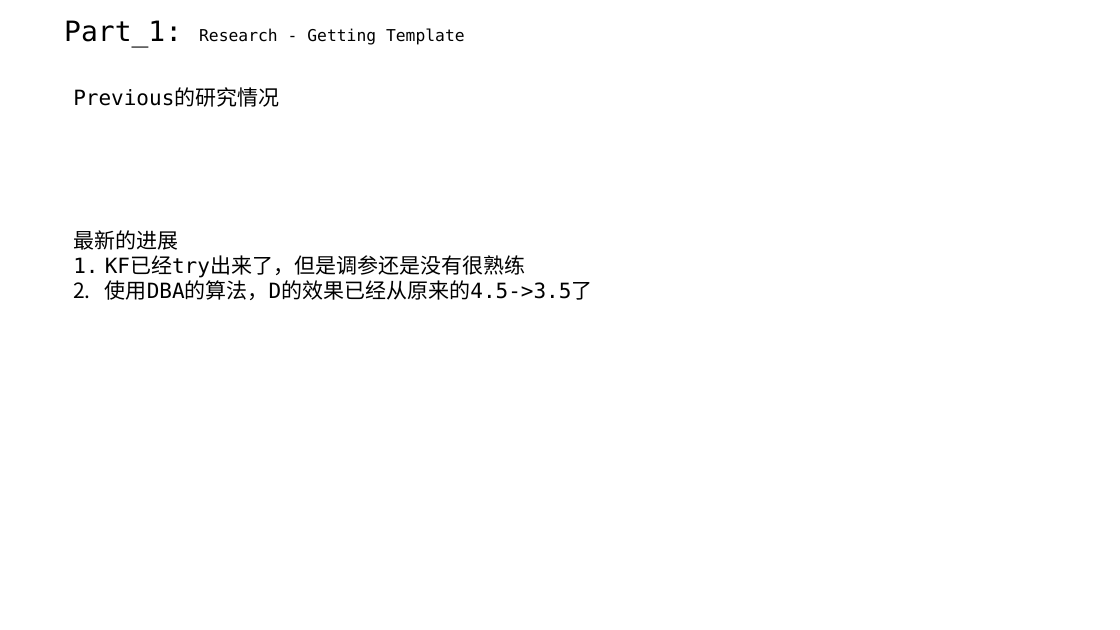
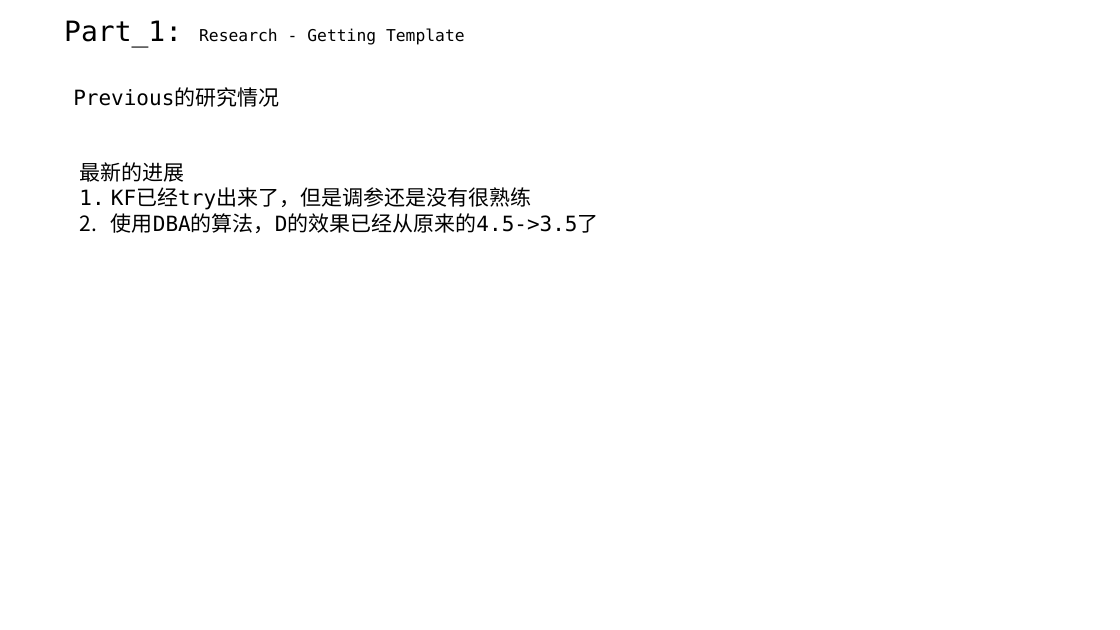
Before and after one commit to A-Big-Tortoise/Presentation, a slide deck: slide 3 of Presentation_1106_JiayuChen.pptx. Drawn at 1120x630 pixels with LibreOffice and Linux fonts; fonts in the diff are those of the drawing. Boxes give left, top, right and bottom in pixels: in the first picture for what was removed or moved away, otherwise in the second. Text is boxed around its words. In the diff, an @@ line names an element or a change of style, - is before the commit and + after.

```diff
--- a/Presentation_1106_JiayuChen.pptx
+++ b/Presentation_1106_JiayuChen.pptx
@@ text "最新的进展": place and size @@
-text "最新的进展" at <box>73,230,593,300</box>
+text "最新的进展" at <box>79,162,599,233</box>
```
Also in this commit, not shown: 2 other slides changed, 3 slides added.
